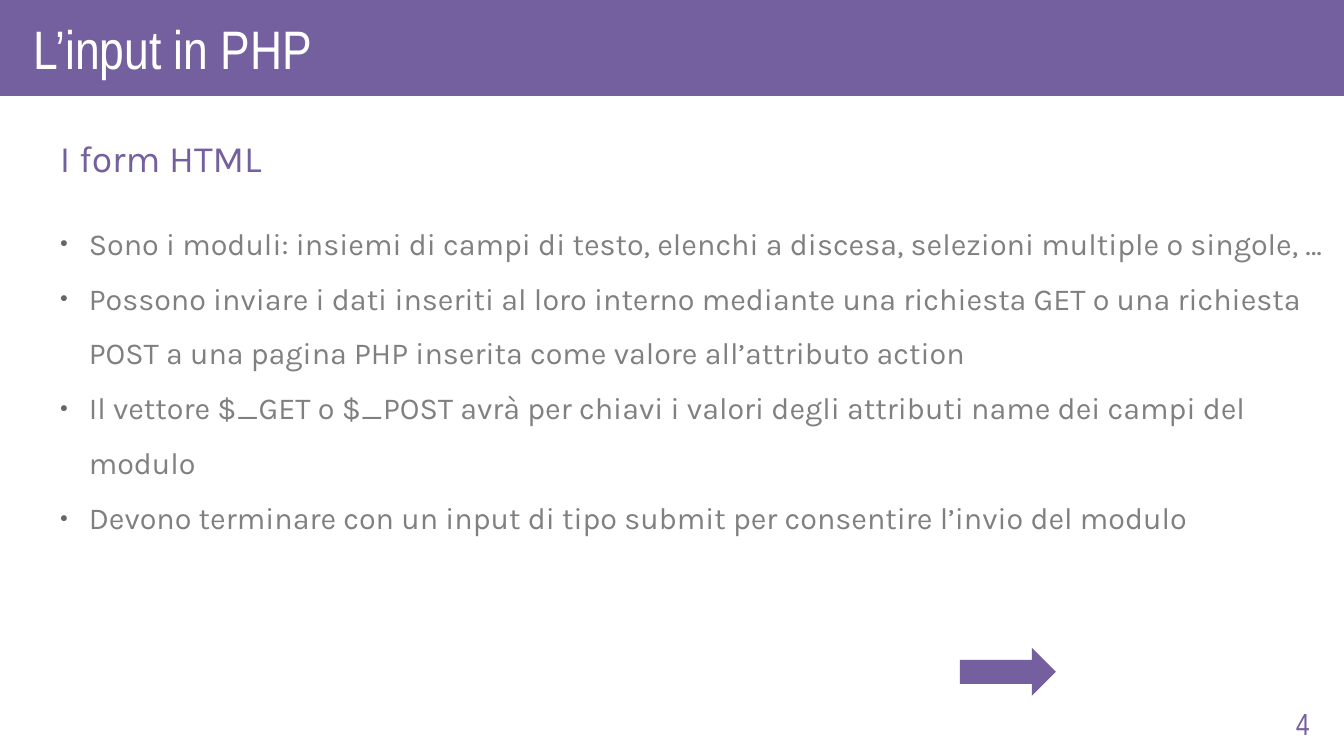
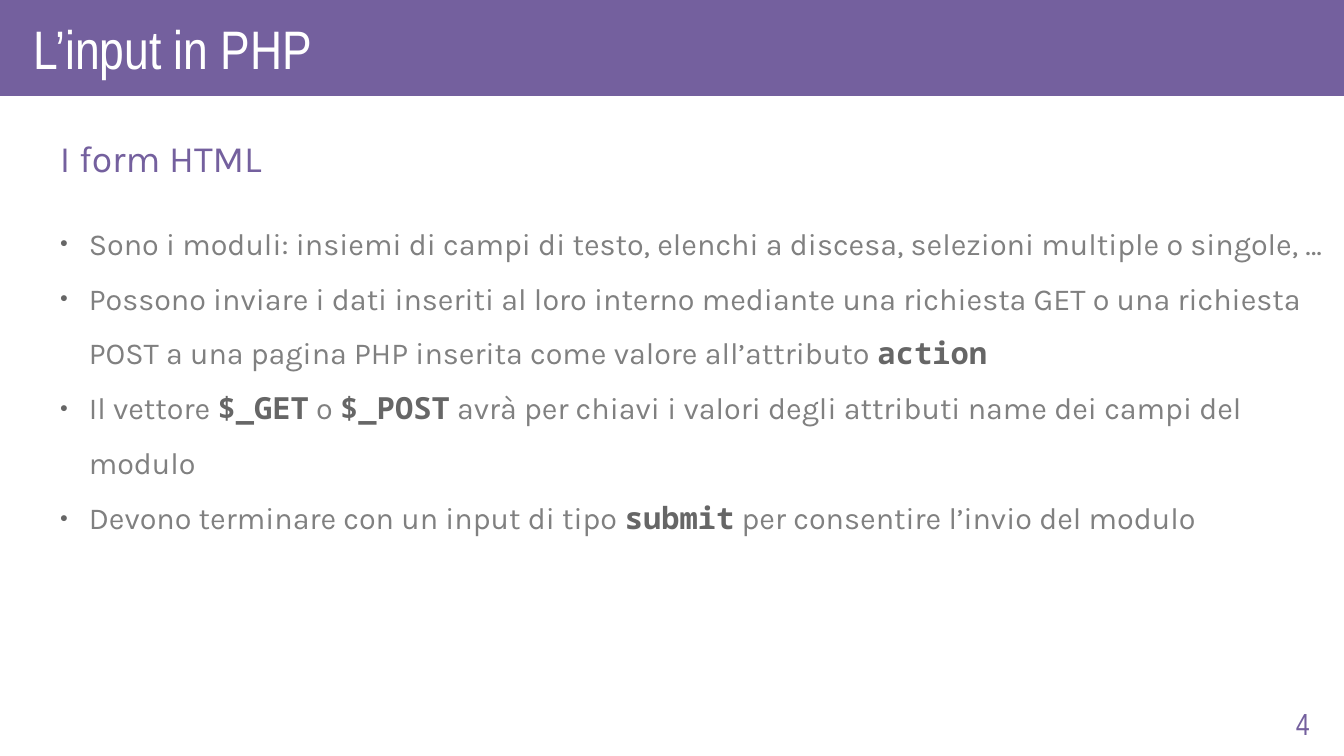
Before and after one commit to AlexF1789/corsoPHP, a slide deck: slide 4 of slide_odp/lez5.odp. Drawn at 1344x756 pixels with LibreOffice and Linux fonts; fonts in the diff are those of the drawing. Boxes give left, top, right and bottom in pixels: in the first picture for what was removed or moved away, otherwise in the second. Text is boxed around its words. In the diff, an @@ line names an element or a change of style, - is before the commit and + after.

```diff
--- a/slide_odp/lez5.odp
+++ b/slide_odp/lez5.odp
@@ text at (89,289,1301,536): font Karla to Noto Sans Mono, text colour #808080 to #666666, bold on in "action", "$_GET $_POST", "submit" @@
@@ right arrow removed at (960,648,1056,695) @@
```
Also in this commit, not shown: 8 other slides changed, 5 slides added, 6 other files.
